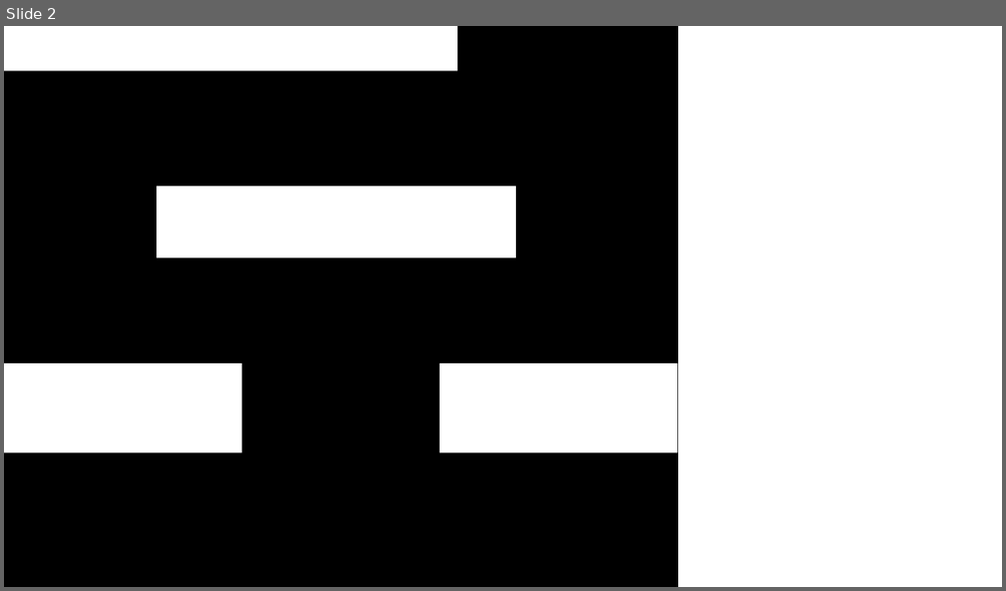
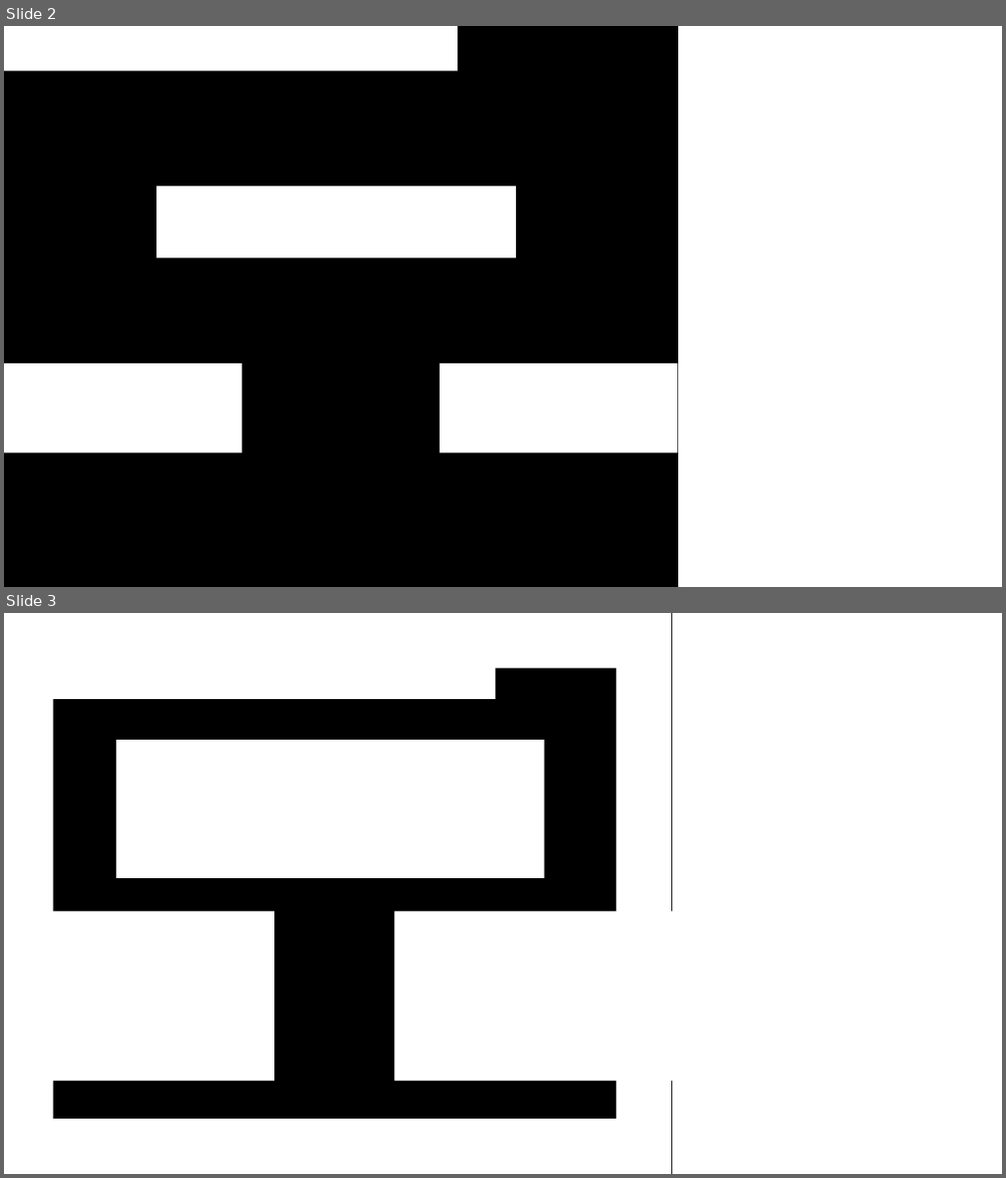
Before and after one commit to jmilliaan/igp-amr, a slide deck: src/map_source/TrialArea_Map.pptx. Shown one above the other, each under a label of ours: slide 2 before the commit, slides 2 and 3 after it. The pictures are 1006x591 and 1006x1178 pixels, drawn with LibreOffice and Linux fonts; fonts in the diff are those of the drawing. Boxes give left, top, right and bottom in pixels: in the first picture for what was removed or moved away, otherwise in the second. Text is boxed around its words. In the diff, an @@ line names an element or a change of style, - is before the commit and + after.

```diff
--- a/src/map_source/TrialArea_Map.pptx
+++ b/src/map_source/TrialArea_Map.pptx
@@ slide 3 added at (4, 613, 1002, 1174), background #FFFFFF @@
@@ rectangle added at (4, 613, 672, 1174), fill #000000, outline #000000 1 pt @@
@@ rectangle added at (4, 613, 496, 699), fill #FFFFFF @@
@@ frame added at (4, 613, 672, 1174), fill #FFFFFF @@
@@ rectangle added at (116, 741, 545, 878), fill #FFFFFF @@
@@ rectangle added at (4, 912, 275, 1081), fill #FFFFFF @@
@@ rectangle added at (395, 912, 823, 1081), fill #FFFFFF @@
```
Also in this commit, not shown: 4 other files.
